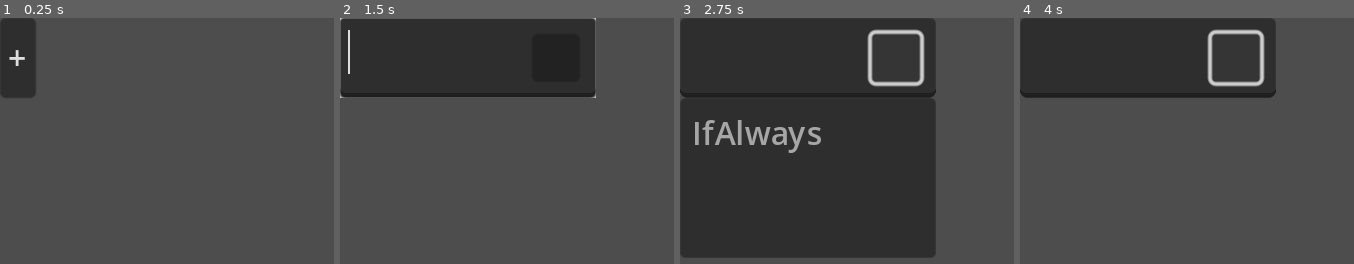
Above: before the commit, frames 1-4 (left to right).
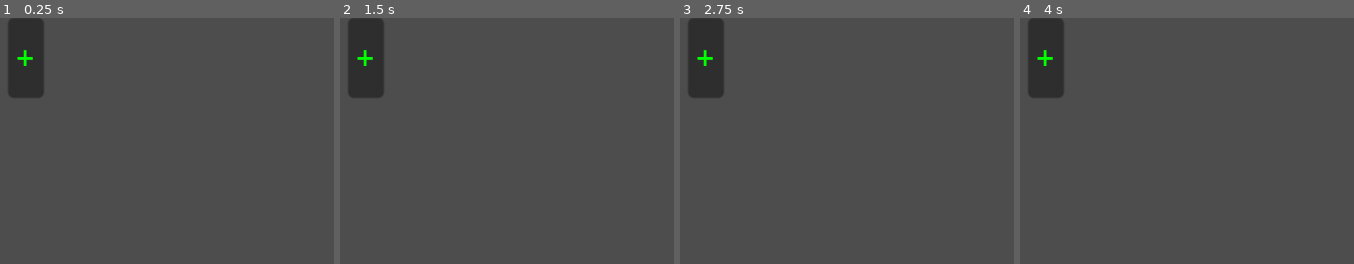
Above: after the commit, the same moments.

Repository: Soul-Frog/monscript
Game: Godot game, scene res://ui/script/script_line.tscn
Same seed, same stepped clock (60 frames per second), same inputs: the game is played once before the commit and once after it. This scene is started directly instead of the project's main scene.
Inputs (mouse positions are in pixels of both pictures, inside the frame that each line leads up to):
- Up to frame 1 (0.25 s): no input
- Up to frame 2 (1.5 s): click "+" at 0.5 s; click (386, 57) at 1.25 s, where only the run after the commit has a clickable "X"
- Up to frame 3 (2.75 s): click (897, 57) at 2.02 s
- Up to frame 4 (4 s): tap Enter at 2.75 s; hold D (right) 2.78-3.53 s; tap Space (dash) at 2.85, 3.5 s; hold S (down) from 3.53 s (still down); tap E (interact) at 3.6 s

The runs differ from the first frame. In frame 1, 1.4% of the frame differs, in the area x 0-13%, y 0-33%; in frame 2, 21%; in frame 3, 66%, in the area x 0-77%, y 0-98%; in frame 4, 18%.

Commit message:
Added validity indicator and delete button to script lines; some DO blocks now terminate instead of leading into a TO block

Diff:
--- a/script_data.gd
+++ b/script_data.gd
@@ -62,13 +62,13 @@
 		var to_block_string = block_strings[2]
 
 		# search the block lists for these blocks
-		ifBlock = ScriptData.get_block_by_name(ScriptData.IF_BLOCK_LIST, if_block_string)
+		ifBlock = ScriptData.get_block_by_name(if_block_string)
 		assert(ifBlock.type == Block.Type.IF, "Given if_block_string is not an IF block!")
 
-		doBlock = ScriptData.get_block_by_name(ScriptData.DO_BLOCK_LIST, do_block_string)
+		doBlock = ScriptData.get_block_by_name(do_block_string)
 		assert(doBlock.type == Block.Type.DO, "Given do_block_string is not a DO block!")
 
-		toBlock = ScriptData.get_block_by_name(ScriptData.TO_BLOCK_LIST, to_block_string)
+		toBlock = ScriptData.get_block_by_name(to_block_string)
 		assert(toBlock.type == Block.Type.TO, "Given to_block_string is not a TO block!")
 
 	func try_execute(mon, friends, foes, animator):
@@ -96,26 +96,28 @@
 	var type
 	var name
 	var function
+	var next_block_type
 
-	func _init(blockType, blockName, blockFunction):
+	func _init(blockType, blockName, nextBlockType, blockFunction):
 		self.type = blockType
 		self.name = blockName
+		self.next_block_type = nextBlockType
 		self.function = blockFunction
 
 # utility function used to search a list of blocks for a given block by name
-func get_block_by_name(block_list, block_name):
-	for block in block_list:
-		if block.name == block_name:
-			return block
-	assert(false, "No block found for name %s (likely a typo, or forgot to add new Block to correct list)" % [block_name])
-
+func get_block_by_name(block_name):
+	for block_list in [IF_BLOCK_LIST, DO_BLOCK_LIST, TO_BLOCK_LIST]:
+		for block in block_list:
+			if block.name == block_name:
+				return block
+	return null
 
 # IF FUNCTIONS
 # Determine whether a line should be executed
 #      self       friends      foes            whether to execute line or not
 # func(BattleMon, [BattleMon], [BattleMon]) -> bool
 var IF_BLOCK_LIST = [
-	Block.new(Block.Type.IF, "IfAlways",
+	Block.new(Block.Type.IF, "IfAlways", Block.Type.DO,
 	func(mon, friends, foes):
 		return true
 		)
@@ -126,13 +128,13 @@
 #      self       friends      foes         animation helper      function should perform a battle action
 # func(BattleMon, [BattleMon], [BattleMon], [Battle/Animator]) -> void
 var DO_BLOCK_LIST = [
-	Block.new(Block.Type.DO, "DoPass",
+	Block.new(Block.Type.DO, "DoPass", null,
 	func(mon, friends, foes, target, animator):
 		mon.action_points = mon.action_points / 2
 		mon.reset_AP_after_action = false # don't reset to 0 after this action
 		),
 
-	Block.new(Block.Type.DO, "DoAttack",
+	Block.new(Block.Type.DO, "DoAttack", Block.Type.TO,
 	func(mon, friends, foes, target, animator):
 		assert(not target.is_defeated())
 
@@ -144,12 +146,12 @@
 		target.take_damage(mon.attack)
 		),
 
-	Block.new(Block.Type.DO, "DoDefend",
+	Block.new(Block.Type.DO, "DoDefend", null,
 	func(mon, friends, foes, target, animator):
 		mon.is_defending = true
 		),
 
-	Block.new(Block.Type.DO, "DoEscape",
+	Block.new(Block.Type.DO, "DoEscape", null,
 	func(mon, friends, foes, target, animator):
 		mon.emit_signal("try_to_escape", mon)
 		)
@@ -160,17 +162,17 @@
 #      self       friends      foes            function should return targets
 # func(BattleMon, [BattleMon], [BattleMon]) -> [BattleMon]
 var TO_BLOCK_LIST = [
-	Block.new(Block.Type.TO, "ToRandomFoe",
+	Block.new(Block.Type.TO, "ToRandomFoe", null,
 	func(mon, friends, foes):
 		return foes[Global.RNG.randi() % foes.size()]
 		),
 
-	Block.new(Block.Type.TO, "ToRandomFriend",
+	Block.new(Block.Type.TO, "ToRandomFriend", null,
 	func(mon, friends, foes):
 		return friends[Global.RNG.randi() % friends.size()]
 		),
 
-	Block.new(Block.Type.TO, "ToLowestHealthFoe",
+	Block.new(Block.Type.TO, "ToLowestHealthFoe", null,
 	func(mon, friends, foes):
 		var lowestHealthFoe = null
 		var lowestHealthFound = Global.INT_MAX
--- a/ui/script/script_dropdown.gd
+++ b/ui/script/script_dropdown.gd
@@ -4,6 +4,9 @@
 
 var options = ["ERROR"]
 var type
+
+# whether this block was valid at one point in time or not
+var was_once_valid = false
 
 func assign_type(block_type):
 	type = block_type
@@ -54,9 +57,14 @@
 	emit_signal("text_changed")
 	_update_intellisense()
 	if is_valid():
+		was_once_valid = true
 		$TextEdit.add_theme_color_override("font_color", Global.COLOR_GREEN)
 	else:
-		$TextEdit.remove_theme_color_override("font_color")
+		# if we were valid in the past, make it red now
+		if was_once_valid:
+			$TextEdit.add_theme_color_override("font_color", Global.COLOR_RED)
+		else:
+			$TextEdit.remove_theme_color_override("font_color")
 
 
 func _update_intellisense():
@@ -79,9 +87,7 @@
 	return false
 
 func next_block_type():
-	if type == ScriptData.Block.Type.IF:
-		return ScriptData.Block.Type.DO
-	elif type == ScriptData.Block.Type.DO:
-		return ScriptData.Block.Type.TO
-	else:
+	var block = ScriptData.get_block_by_name($TextEdit.text)
+	if block == null:
 		return null
+	return block.next_block_type
--- a/ui/script/script_dropdown.tscn
+++ b/ui/script/script_dropdown.tscn
@@ -12,16 +12,19 @@
 metadata/_edit_group_ = true
 
 [node name="TextEdit" type="TextEdit" parent="."]
+layout_mode = 0
 offset_right = 128.0
 offset_bottom = 40.0
 
 [node name="Intellisense" type="ItemList" parent="."]
+layout_mode = 0
 offset_top = 40.0
 offset_right = 128.0
 offset_bottom = 120.0
 allow_rmb_select = true
 
 [node name="DropdownButton" type="Button" parent="."]
+layout_mode = 0
 offset_left = 96.0
 offset_top = 8.0
 offset_right = 120.0
--- a/ui/script/script_line.gd
+++ b/ui/script/script_line.gd
@@ -1,14 +1,19 @@
 extends ScrollContainer
 
-func add_block(block_type):
-	var new_dropdown = load("res://ui/script/script_dropdown.tscn").instantiate()
-	new_dropdown.name = "IF"
-	new_dropdown.assign_type(block_type)
-	new_dropdown.text_changed.connect(_on_dropdown_text_changed)
-	$Line.add_child(new_dropdown)
+func _ready():
+	_recolor_font($Line/GrowLineButton, Global.COLOR_GREEN)
+	_recolor_font($Line/DeleteLineButton, Global.COLOR_RED)
+	_update_controls()
+
+func _recolor_font(node, color):
+	node.add_theme_color_override("font_color", color)
+	node.add_theme_color_override("font_hover_color", color)
+	node.add_theme_color_override("font_focus_color", color)
+	node.add_theme_color_override("font_disabled_color", color)
+	node.add_theme_color_override("font_pressed_color", color)
 
 func _is_each_dropdown_valid():
-	for child in $Line.get_children():
+	for child in $Line/Blocks.get_children():
 		if child == $Line/GrowLineButton:
 			continue
 		if not child.is_valid():
@@ -16,22 +21,52 @@
 	return true
 
 func _last_dropdown():
-	if $Line.get_children().size() == 1:
+	if $Line/Blocks.get_children().size() == 0:
 		return null
-	return $Line.get_child($Line.get_children().size() - 2)
+	return $Line/Blocks.get_child($Line/Blocks.get_children().size() - 1)
 
 func _on_grow_line_button_pressed():
 	var previous_dropdown = _last_dropdown()
 	if previous_dropdown != null:
-		add_block(previous_dropdown.next_block_type())
+		_add_block(previous_dropdown.next_block_type())
 	else:
-		add_block(ScriptData.Block.Type.IF)
-	$Line/GrowLineButton.visible = false
-	$Line.move_child($Line/GrowLineButton, $Line.get_children().size())
+		_add_block(ScriptData.Block.Type.IF)
+	_update_controls()
+
+func _add_block(block_type):
+	var new_dropdown = load("res://ui/script/script_dropdown.tscn").instantiate()
+	new_dropdown.name = "IF"
+	new_dropdown.assign_type(block_type)
+	new_dropdown.text_changed.connect(_on_dropdown_text_changed)
+	$Line/Blocks.add_child(new_dropdown)
+	_update_controls()
+
+func _on_delete_line_button_pressed():
+	for child in $Line/Blocks.get_children():
+		$Line/Blocks.remove_child(child)
+		child.queue_free()
+	_update_controls()
 
 func _on_dropdown_text_changed():
-	print("here")
-	if _is_each_dropdown_valid() and _last_dropdown().next_block_type() != null:
+	_update_controls()
+
+func _update_controls():
+	_update_grow_line_button()
+	_update_delete_line_button()
+	_update_validity_indicator()
+
+func _update_validity_indicator():
+	$Line/ValidityIndicator.visible = $Line/Blocks.get_children().size() != 0
+	if not $Line/GrowLineButton.visible and _is_each_dropdown_valid():
+		$Line/ValidityIndicator.color = Global.COLOR_GREEN
+	else:
+		$Line/ValidityIndicator.color = Global.COLOR_RED
+
+func _update_grow_line_button():
+	if _last_dropdown() == null or (_is_each_dropdown_valid() and _last_dropdown().next_block_type() != null):
 		$Line/GrowLineButton.visible = true
 	else:
 		$Line/GrowLineButton.visible = false
+
+func _update_delete_line_button():
+	$Line/DeleteLineButton.visible = $Line/Blocks.get_children().size() != 0
--- a/ui/script/script_line.tscn
+++ b/ui/script/script_line.tscn
@@ -13,9 +13,21 @@
 [node name="Line" type="HBoxContainer" parent="."]
 layout_mode = 2
 
+[node name="ValidityIndicator" type="ColorRect" parent="Line"]
+custom_minimum_size = Vector2(10, 10)
+layout_mode = 2
+
+[node name="DeleteLineButton" type="Button" parent="Line"]
+layout_mode = 2
+text = "X"
+
+[node name="Blocks" type="HBoxContainer" parent="Line"]
+layout_mode = 2
+
 [node name="GrowLineButton" type="Button" parent="Line"]
 custom_minimum_size = Vector2(0, 40)
 layout_mode = 2
 text = "+"
 
+[connection signal="pressed" from="Line/DeleteLineButton" to="." method="_on_delete_line_button_pressed"]
 [connection signal="pressed" from="Line/GrowLineButton" to="." method="_on_grow_line_button_pressed"]
